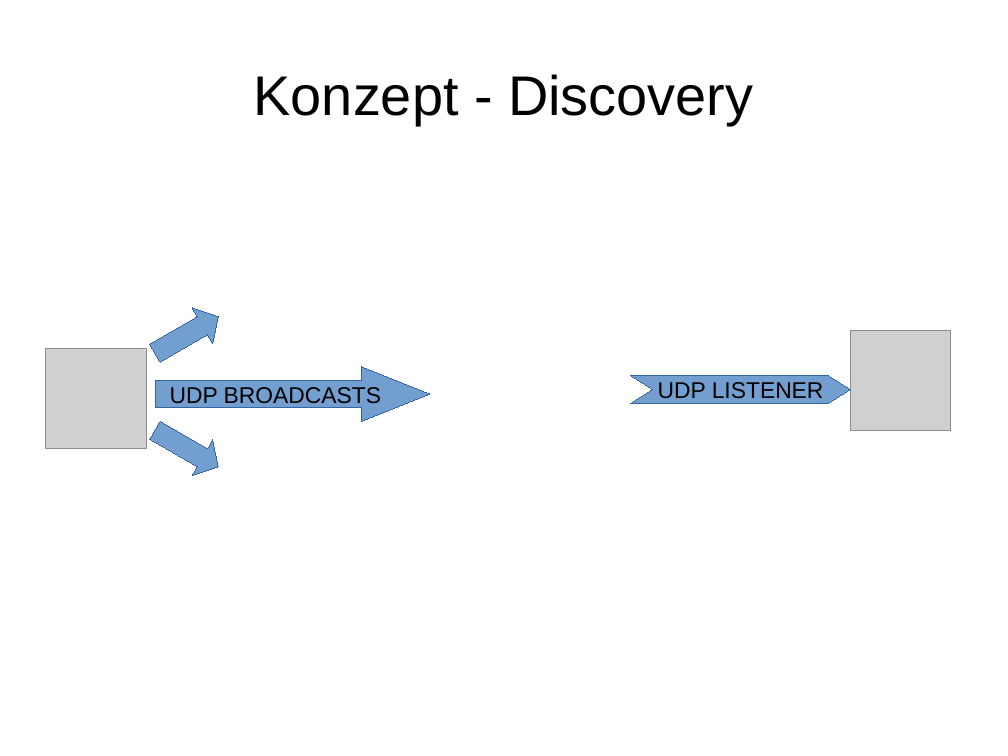
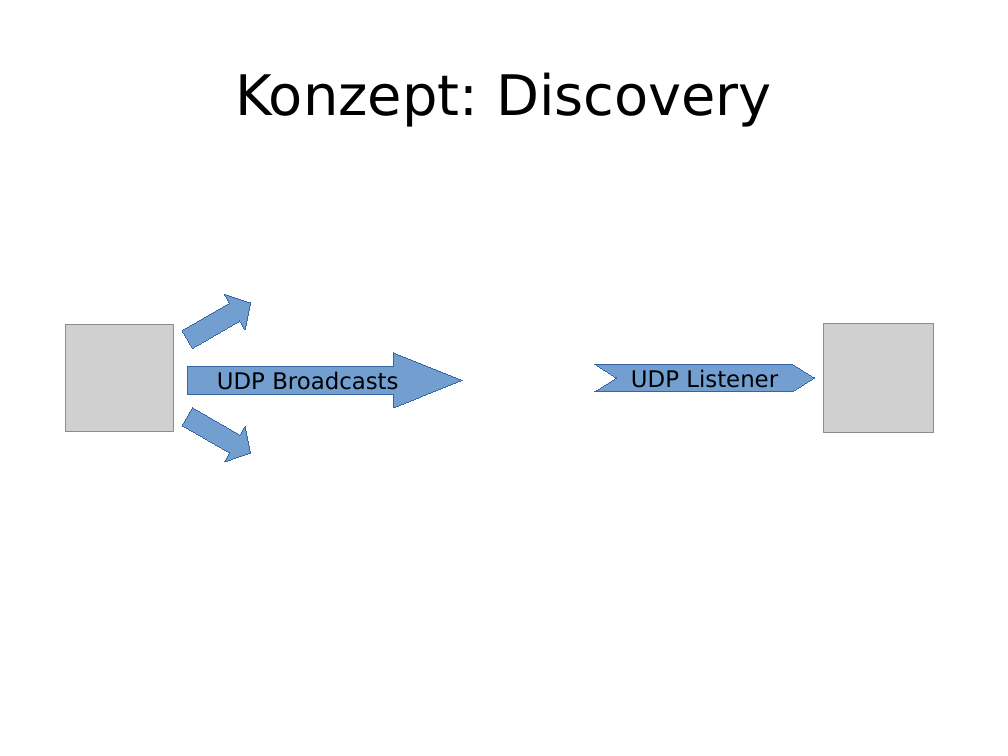
Before and after one commit to enra64/psychic-giggle, a slide deck: slide 6 of zwischenstand anfang dezember.odp (slide 5 before the commit). Drawn at 1008x756 pixels with LibreOffice and Linux fonts; fonts in the diff are those of the drawing; grey boxes stand for pictures. Boxes give left, top, right and bottom in pixels: in the first picture for what was removed or moved away, otherwise in the second. Text is boxed around its words. In the diff, an @@ line names an element or a change of style, - is before the commit and + after.

Commit message:
updated presentation

```diff
--- a/zwischenstand anfang dezember.odp
+++ b/zwischenstand anfang dezember.odp
@@ title at (x1=235, y1=72, x2=772, y2=127): text changed; font Arial to DejaVu Sans @@
-Konzept - Discovery
+Konzept: Discovery
@@ right arrow moved from (x1=145, y1=299, x2=229, y2=371) to (x1=177, y1=285, x2=261, y2=358) @@
@@ picture resized from (x1=46, y1=349, x2=146, y2=449) to (x1=66, y1=325, x2=174, y2=433) @@
@@ picture resized from (x1=851, y1=330, x2=951, y2=431) to (x1=824, y1=323, x2=934, y2=433) @@
@@ right arrow "UDP Broadcasts" moved from (x1=155, y1=367, x2=430, y2=422) to (x1=188, y1=353, x2=462, y2=408) @@
@@ text in right arrow at (x1=217, y1=371, x2=398, y2=395): text changed; font Arial to DejaVu Sans @@
-UDP BROADCASTS
+UDP Broadcasts
@@ freeform shape "UDP Listener" moved from (x1=631, y1=376, x2=851, y2=403) to (x1=595, y1=364, x2=815, y2=391) @@
@@ text in freeform shape at (x1=631, y1=369, x2=778, y2=393): text changed; font Arial to DejaVu Sans @@
-UDP LISTENER
+UDP Listener
@@ right arrow moved from (x1=145, y1=413, x2=229, y2=485) to (x1=177, y1=399, x2=261, y2=471) @@
```
Also in this commit, not shown: 8 other slides changed, 2 slides added, 1 slide removed.
